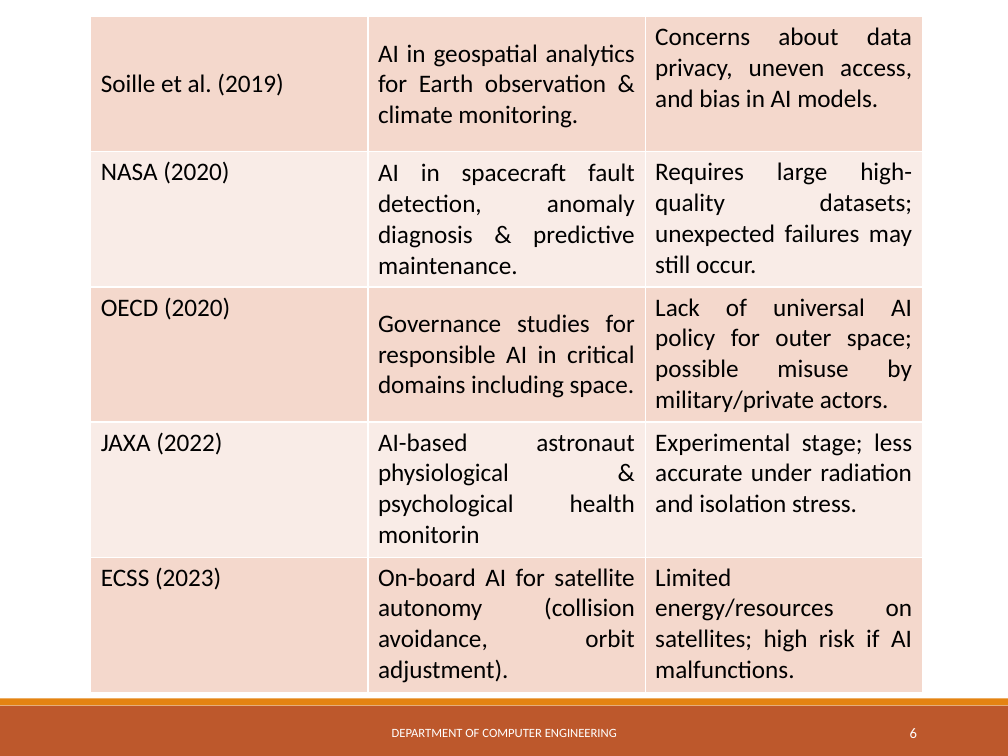
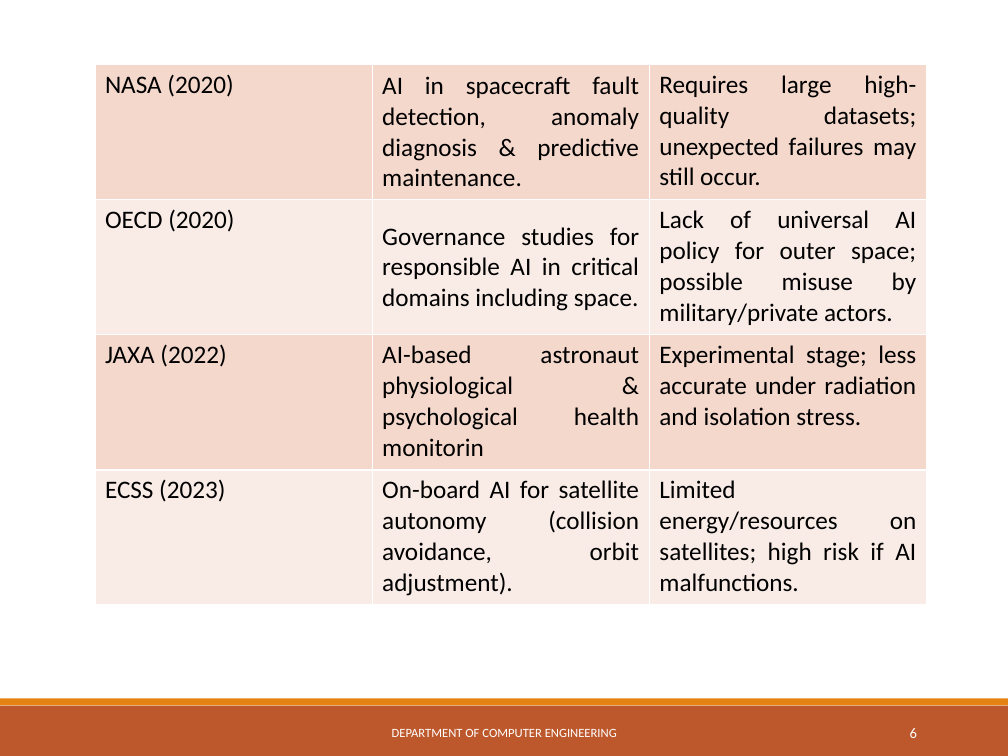
Before and after one commit to ShantanuGV/Websites, a slide deck: slide 6 of 132-Seminar-AI_in_space1.pptx. Drawn at 1008x756 pixels with LibreOffice and Linux fonts; fonts in the diff are those of the drawing. Boxes give left, top, right and bottom in pixels: in the first picture for what was removed or moved away, otherwise in the second. Text is boxed around its words. In the diff, an @@ line names an element or a change of style, - is before the commit and + after.

```diff
--- a/132-Seminar-AI_in_space1.pptx
+++ b/132-Seminar-AI_in_space1.pptx
@@ table at box(95, 65, 926, 605) @@
-row 1: Soille et al. (2019) | AI in geospatial analytics for Earth observation & climate monitoring. | Concerns about data privacy, uneven access, and bias in AI models.
@@ table: place and size @@
-table at box(91, 17, 922, 692)
+table at box(95, 65, 926, 605)
```
Also in this commit, not shown: 1 other slide changed.
